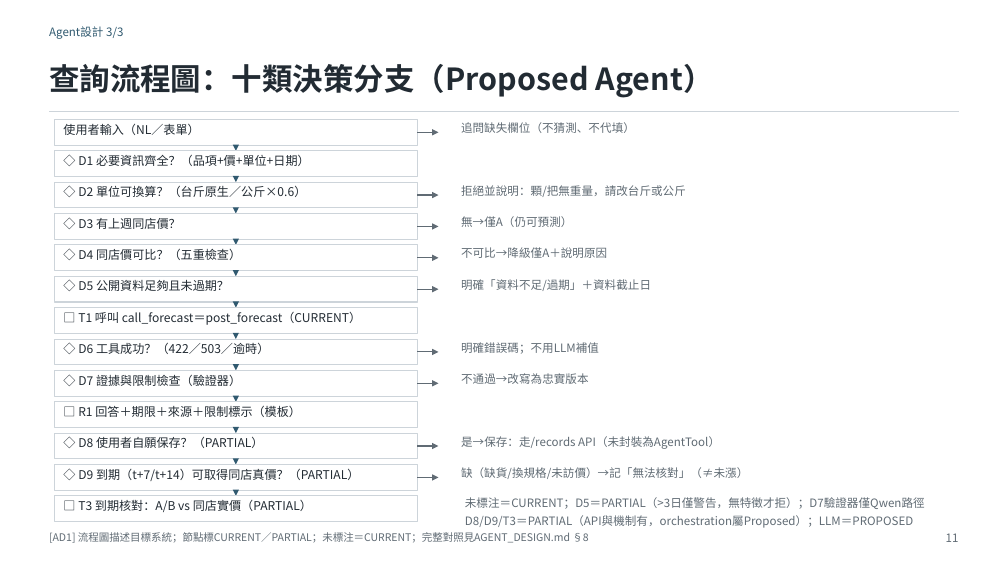
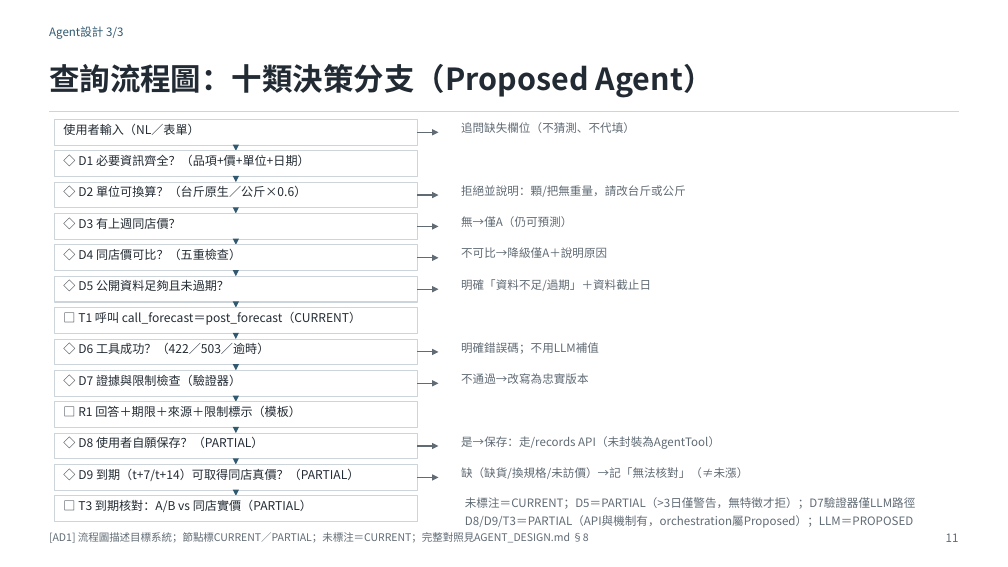
Before and after one commit to prometheans152/FreshMarketPriceForecastAgent, a slide deck: slide 11 of slides/proposal_v7/FMPA_Proposal_v7.pptx. Drawn at 1008x567 pixels with LibreOffice and Linux fonts; fonts in the diff are those of the drawing. Boxes give left, top, right and bottom in pixels: in the first picture for what was removed or moved away, otherwise in the second. Text is boxed around its words. In the diff, an @@ line names an element or a change of style, - is before the commit and + after.

```diff
--- a/slides/proposal_v7/FMPA_Proposal_v7.pptx
+++ b/slides/proposal_v7/FMPA_Proposal_v7.pptx
@@ text at (465,497,915,509): text changed @@
-未標注＝CURRENT；D5＝PARTIAL（>3日僅警告，無特徵才拒）；D7驗證器僅Qwen路徑
+未標注＝CURRENT；D5＝PARTIAL（>3日僅警告，無特徵才拒）；D7驗證器僅LLM路徑
```
Also in this commit, not shown: 2 other slides changed, 7 other files.
